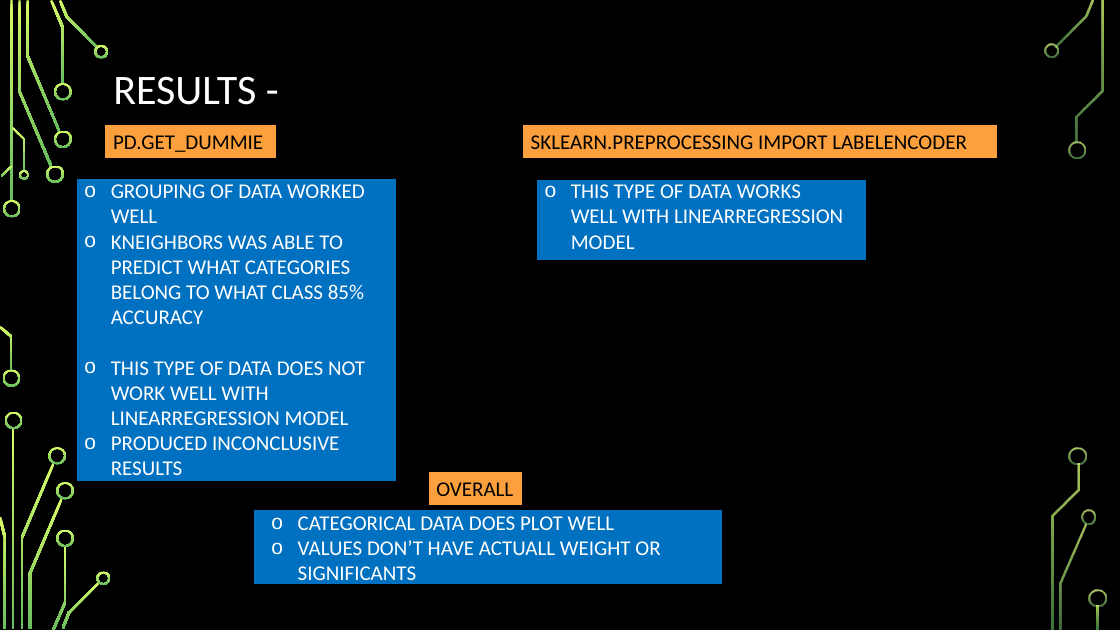
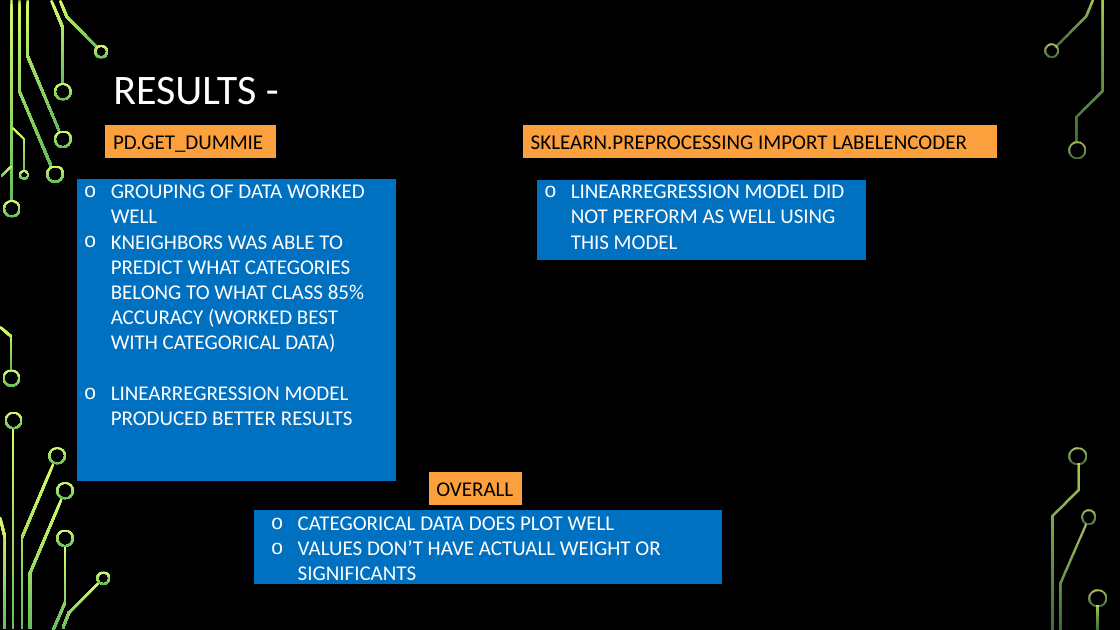
Before and after one commit to alcazar007/Project_3_CarData, a slide deck: slide 11 of Final_Project_Files/FINAL_PROJECT_CARDATA.pptx. Drawn at 1120x630 pixels with LibreOffice and Linux fonts; fonts in the diff are those of the drawing; background and template pictures are left out. Boxes give left, top, right and bottom in pixels: in the first picture for what was removed or moved away, otherwise in the second. Text is boxed around its words. In the diff, an @@ line names an element or a change of style, - is before the commit and + after.

Commit message:
update Final

```diff
--- a/Final_Project_Files/FINAL_PROJECT_CARDATA.pptx
+++ b/Final_Project_Files/FINAL_PROJECT_CARDATA.pptx
@@ text at (571,184,844,249): text changed @@
-o THIS TYPE OF DATA WORKS WELL WITH LINEARREGRESSION MODEL
+o LINEARREGRESSION MODEL DID NOT PERFORM AS WELL USING THIS MODEL
@@ text at (111,235,364,425): text changed @@
-o KNEIGHBORS WAS ABLE TO PREDICT WHAT CATEGORIES BELONG TO WHAT CLASS 85% ACCURACY
-o THIS TYPE OF DATA DOES NOT WORK WELL WITH LINEARREGRESSION MODEL
-o PRODUCED INCONCLUSIVE RESULTS
+o KNEIGHBORS WAS ABLE TO PREDICT WHAT CATEGORIES BELONG TO WHAT CLASS 85% ACCURACY (WORKED BEST WITH CATEGORICAL DATA)
+o LINEARREGRESSION MODEL PRODUCED BETTER RESULTS
```
Also in this commit, not shown: 1 other slide changed.
